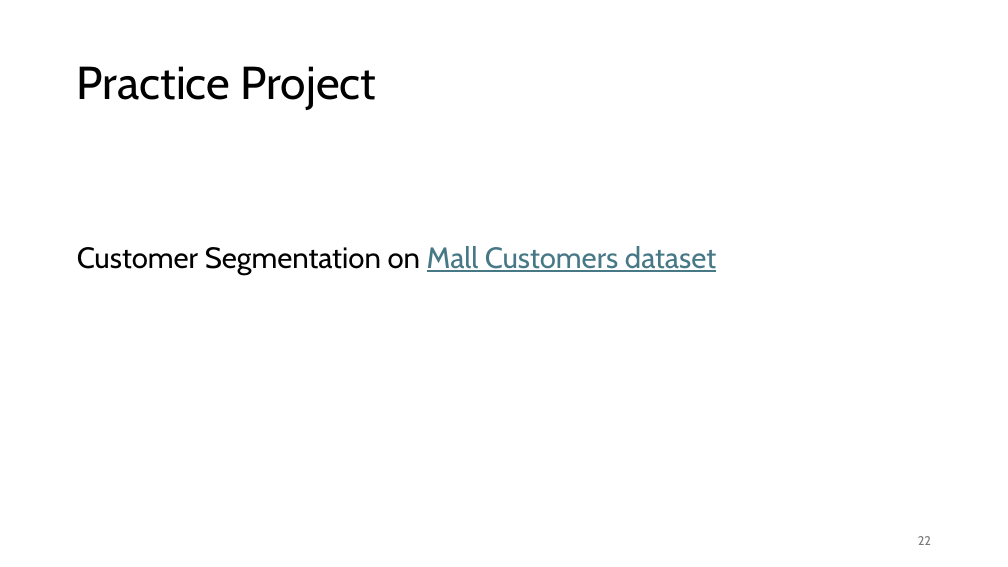
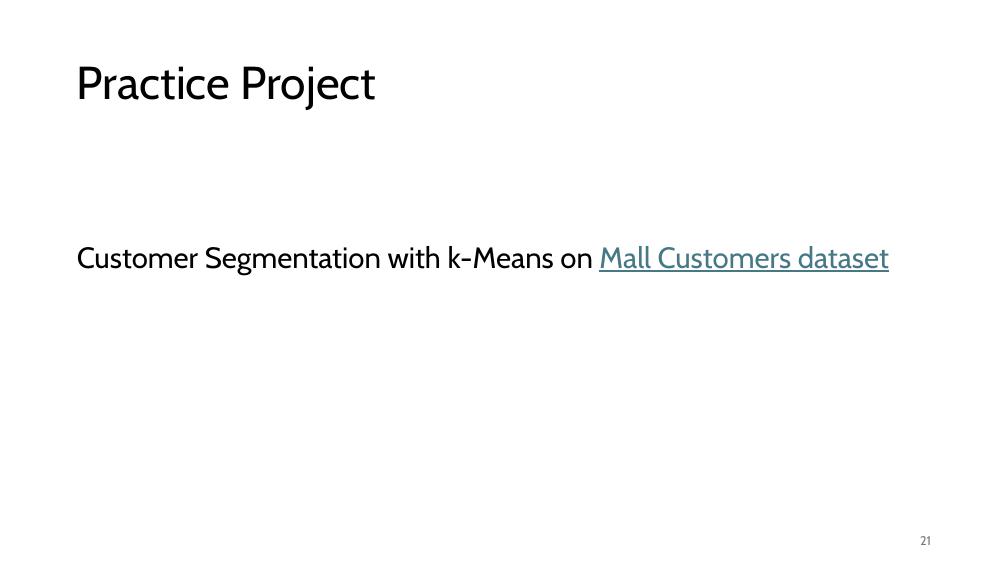
Before and after one commit to FelixWick/data_science, a slide deck: slide 21 of slides/2_clustering.pptx (slide 22 before the commit). Drawn at 1008x567 pixels with LibreOffice and Linux fonts; fonts in the diff are those of the drawing. Boxes give left, top, right and bottom in pixels: in the first picture for what was removed or moved away, otherwise in the second. Text is boxed around its words. In the diff, an @@ line names an element or a change of style, - is before the commit and + after.

```diff
--- a/slides/2_clustering.pptx
+++ b/slides/2_clustering.pptx
@@ text at bbox=[77, 246, 889, 275]: text changed @@
-Customer Segmentation on Mall Customers dataset
+Customer Segmentation with k-Means on Mall Customers dataset
@@ page number at bbox=[920, 536, 931, 545]: text changed @@
-22
+21
```
Also in this commit, not shown: 8 other slides changed, 5 slides added, 1 slide removed, 3 other files.
